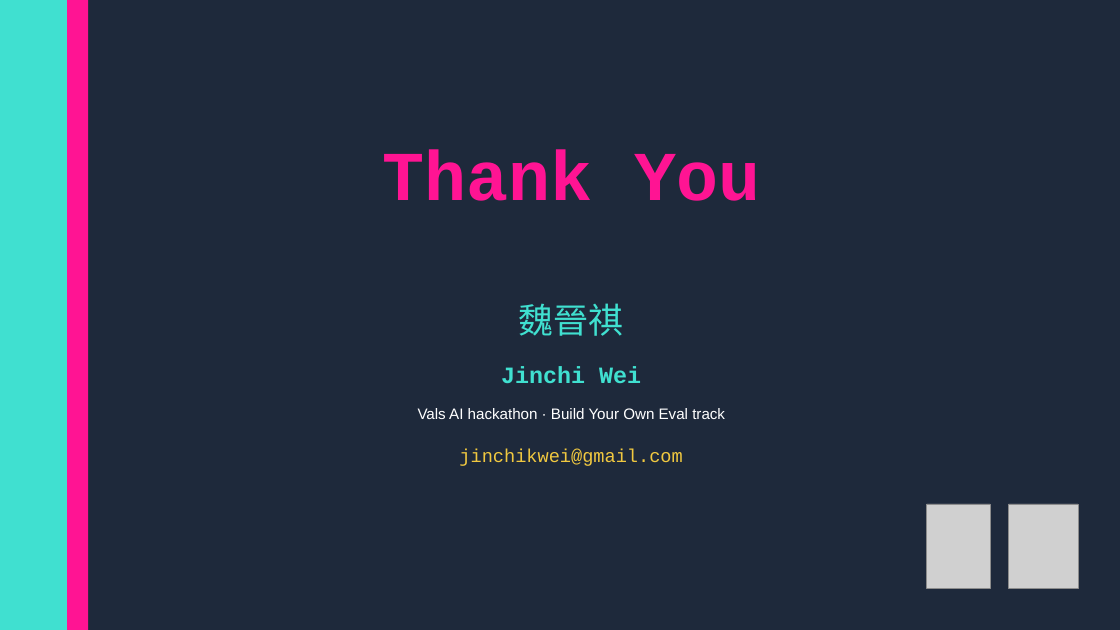
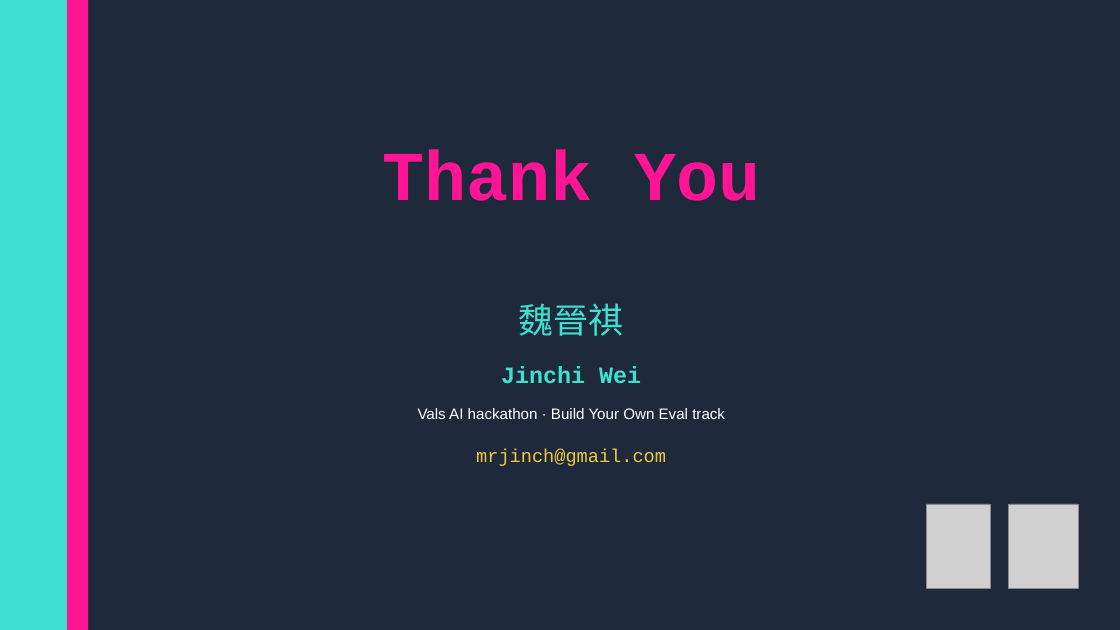
Before and after one commit to jinchiwei/vals-research-evals, a slide deck: slide 24 of results/suite-deck/CLINICAL_SUITE.pptx. Drawn at 1120x630 pixels with LibreOffice and Linux fonts; fonts in the diff are those of the drawing; grey boxes stand for pictures. Boxes give left, top, right and bottom in pixels: in the first picture for what was removed or moved away, otherwise in the second. Text is boxed around its words. In the diff, an @@ line names an element or a change of style, - is before the commit and + after.

Commit message:
Set closing-slide email; preregister round 4 (Fable 5.2 and Codex models)

```diff
--- a/results/suite-deck/CLINICAL_SUITE.pptx
+++ b/results/suite-deck/CLINICAL_SUITE.pptx
@@ text at (x1=476, y1=449, x2=666, y2=466): text changed @@
-jinchikwei@gmail.com
+mrjinch@gmail.com
```
Also in this commit, not shown: 2 other files.
